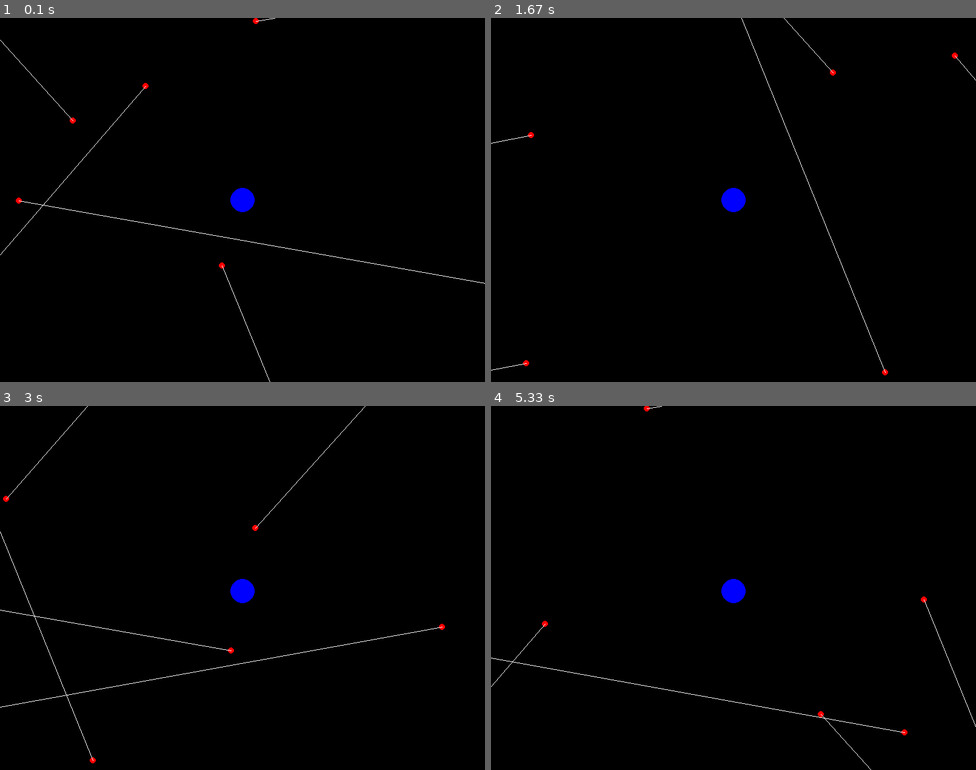
Above: before the commit, frames 1-4 (two rows, left to right).
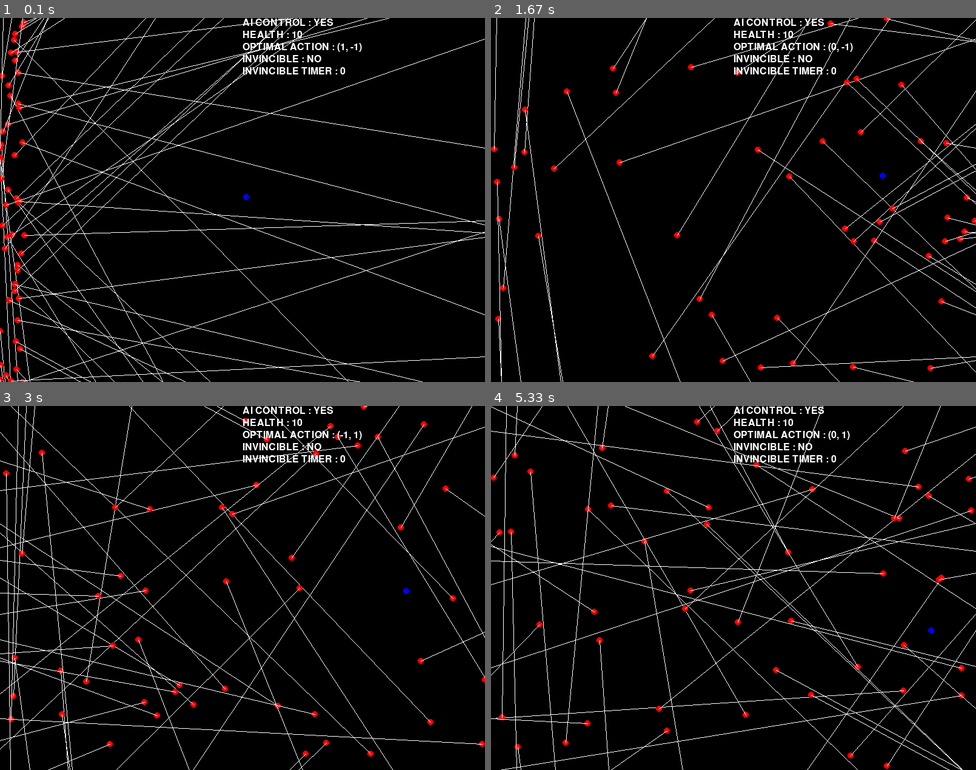
Above: after the commit, the same moments.

Repository: mrjonjonjon/Bullet-Hell-Bot
Game: pygame game, started from PYGAME/realgamesim.py
Same seed, same stepped clock (60 frames per second), same inputs: the game is played once before the commit and once after it.
Inputs:
- Up to frame 1 (0.1 s): no input
- Up to frame 2 (1.67 s): tap Space at 0.33 s; hold Space 0.67-1.13 s; hold Right 0.67-1.13 s; hold Space 1.17-1.63 s; hold Right 1.17-1.63 s
- Up to frame 3 (3 s): no input
- Up to frame 4 (5.33 s): tap Space at 4.17, 5 s

The runs differ from the first frame. In frame 1, 5.7% of the frame differs, in the area x 0-100%, y 0-100%; in frame 2, 4.4%; in frame 3, 5.4%; in frame 4, 5.6%.

Commit message:
Add files via upload

Diff:
--- /dev/null
+++ b/PYGAME/customgym.py
@@ -0,0 +1,79 @@
+import numpy as np
+import gym
+from gym import spaces
+
+
+class BulletHellEnv(gym.Env):
+  """
+  Custom Environment that follows gym interface.
+  This is a simple env where the agent must learn to go always left.
+  """
+  # Because of google colab, we cannot implement the GUI ('human' render mode)
+  metadata = {'render.modes': ['console']}
+
+  # Define constants for clearer code
+  LEFT = 0
+  RIGHT = 1
+
+  def __init__(self, grid_size=10):
+    super(BulletHellEnv, self).__init__()
+
+    # Size of the 1D-grid
+    self.grid_size = grid_size
+
+    # Initialize the agent at the right of the grid
+    self.agent_pos = grid_size - 1
+
+    # Define action and observation space
+    # They must be gym.spaces objects
+    # Example when using discrete actions, we have two: left and right
+    n_actions = 2
+    self.action_space = spaces.Discrete(8)#8 movement, 8 dodgeroll
+
+    # The observation will be the coordinate of the agent
+    # this can be described both by Discrete and Box space
+    self.observation_space = spaces.Box(low=0, high=self.grid_size,
+                                        shape=(1,), dtype=np.float32)
+
+  def reset(self):
+    """
+    Important: the observation must be a numpy array
+    :return: (np.array)
+    """
+    # Initialize the agent at the right of the grid
+    self.agent_pos = self.grid_size - 1
+    # here we convert to float32 to make it more general (in case we want to use continuous actions)
+    return np.array([self.agent_pos]).astype(np.float32)
+
+  def step(self, action):
+    if action == 0:
+      self.agent_pos -= 1
+    elif action == self.RIGHT:
+      self.agent_pos += 1
+    else:
+      raise ValueError("Received invalid action={} which is not part of the action space".format(action))
+
+    # Account for the boundaries of the grid
+    self.agent_pos = np.clip(self.agent_pos, 0, self.grid_size)
+
+    # Are we at the left of the grid?
+    done = bool(self.agent_pos == 0)
+
+    # Null reward everywhere except when reaching the goal (left of the grid)
+    reward = 1 if self.agent_pos == 0 else 0
+
+    # Optionally we can pass additional info, we are not using that for now
+    info = {}
+    #return observation, reward, done, info
+    return np.array([self.agent_pos]).astype(np.float32), reward, done, info
+
+  def render(self, mode='console'):
+    if mode != 'console':
+      raise NotImplementedError()
+    # agent is represented as a cross, rest as a dot
+    print("." * self.agent_pos, end="")
+    print("x", end="")
+    print("." * (self.grid_size - self.agent_pos))
+
+  def close(self):
+    pass
--- /dev/null
+++ b/PYGAME/genpg.py
@@ -0,0 +1,8 @@
+def infinite_sequence():
+    num = 0
+    while True:
+        yield num
+        num += 1
+
+for i in range(10):
+    print(next(infinite_sequence()))
--- a/PYGAME/lineintersectionutil.py
+++ b/PYGAME/lineintersectionutil.py
@@ -1,9 +1,16 @@
 import numpy as np
 import pygame as pg
+def element_wise_mul(l1,l2):
+    res= [a*b for a,b in zip(l1,l2)]
+    return res
+
+def scale_list(l1,s):
+    res = [s*e for e in l1]
+    return res
 def lineLineIntersect(P0, P1, Q0, Q1):
     d = (P1[0]-P0[0]) * (Q1[1]-Q0[1]) + (P1[1]-P0[1]) * (Q0[0]-Q1[0])
     if d == 0:
-        print('vsovneon')
+        #print('vsovneon')
         return None
     t = ((Q0[0]-P0[0]) * (Q1[1]-Q0[1]) + (Q0[1]-P0[1]) * (Q0[0]-Q1[0])) / d
     u = ((Q0[0]-P0[0]) * (P1[1]-P0[1]) + (Q0[1]-P0[1]) * (P0[0]-P1[0])) / d
@@ -26,7 +33,7 @@
     return v / norm(v)
 
 #projects point (x,y) onto line defined by points (p0,p1) and (q0,q1)
-def project_onto(point:tuple[float,float],line_points:list[tuple[float,float]]):
+def project_onto(point:tuple,line_points:list):
     point = Point(*point)
     line = LineString([*line_points])
     #print(f"POINT {point}\n")
@@ -41,8 +48,24 @@
     P = u + n*np.dot(x - u, n)
     return tuple(P)
 
+def get_distance_from_screen_edge(point:list,SCREEN_WIDTH,SCREEN_HEIGHT):
+    window_lines = [[(0,0),(SCREEN_WIDTH,0)],
+                        [(SCREEN_WIDTH,0),(SCREEN_WIDTH,SCREEN_HEIGHT)],
+                        [(SCREEN_WIDTH,SCREEN_HEIGHT),(0,SCREEN_HEIGHT)],
+                        [(0,SCREEN_HEIGHT),(0,0)]
+                        ]
+
+    my_point = list(point)
+
+    res=1000000000000000
+    for wl in window_lines:
+        projected_point = project_onto(my_point,wl)
+        perp_line = [projected_point[0] - point[0],projected_point[1]-point[1]]
+        res=min(res, norm(np.array(perp_line)))
+    return res
+
 #print(project_onto(point=(5,5),line_points=[(0,0),(1,0)]))
-def draw_text(text:str,screen,pos:tuple[int,int]):
+def draw_text(text:str,screen,pos:tuple):
 
     font = pg.font.SysFont(None, 24)
     img = font.render(text, True, (255,255,255))
--- a/PYGAME/player_AI.py
+++ b/PYGAME/player_AI.py
@@ -14,6 +14,7 @@
            [1,-1],# MOVE RIGHT AND UP
            [-1,1],#MOVE LEFT AND DOWN
            [-1,-1]#MOVE LEFT AND UP
+
 
            ]
 class state:
@@ -33,25 +34,35 @@
         #radius in which particles are "seen" by the player
         self.rad=rad
 
-  def Q(self,state:state,action:list,dt):
+  #ideas:
+  # add continuous function to mediate how much each bullet is weighted(depending on time to mindist) instead of binary
+  #add continuous weight to encourage it to stay in the middle of the arena
+  #to decide when to dodgeroll, could set threshold for sum of bullet "urgencies"
+  def Q(self,state:state,action:list,dt,SCREEN_WIDTH,SCREEN_HEIGHT):
 
       player,particles = state.player,state.particles
 
       player_speed=player.speed
       action_direction = lineintersectionutil.normalize(np.array(action))
-      print(f"{player.x} , {player.y} , {player_speed} , {action_direction} , {dt}")
+      #print(f"{player.x} , {player.y} , {player_speed} , {action_direction} , {dt}")
       future_player_position = np.add(
            np.array([player.x,player.y]),
            player_speed * action_direction * dt
           )
 
       #simple model. only care if we're on a particle trajectory
-      res=0
+      res=1000000000
+      min_perp_dist=1000000
       for particle in particles:
             perp_dist,moving_towards_player,time_to_min_dist,part_on_target = lineintersectionutil.perp_dist_part_player(particle,player_position=[future_player_position[0],future_player_position[1]],player_rad=player.rad,draw=False,screen=None)
-            if part_on_target:
-                res-=1
+            min_perp_dist=min(min_perp_dist,perp_dist)
+            if time_to_min_dist>0 and time_to_min_dist<500:
+                res=min(res,perp_dist)
+      if lineintersectionutil.get_distance_from_screen_edge([future_player_position[0],future_player_position[1]],SCREEN_WIDTH,SCREEN_HEIGHT)<50:
+          res -= 10000000000
+
       return res
+
 
 
   def U(self,state:state):
@@ -59,7 +70,10 @@
 
     score=0
     for particle in particles:
-        perp_dist,moving_towards_player,time_to_min_dist,part_on_target = lineintersectionutil.perp_dist_part_player(particle,player,draw=False,screen=None)
+        perp_dist,moving_towards_player,time_to_min_dist,part_on_target,*_ = lineintersectionutil.perp_dist_part_player(particle,player,draw=False,screen=None)
+        if len(_)>0:
+            print("WARNING. UNUSED OUTPUT")
+            return
         if part_on_target:
             score -= 1/max(0.1,time_to_min_dist)
         else:
--- /dev/null
+++ b/PYGAME/pytorchpg.py
@@ -0,0 +1,36 @@
+import gym
+
+from stable_baselines3 import DQN
+from stable_baselines3.common.evaluation import evaluate_policy
+
+
+# Create environment
+env = gym.make("LunarLander-v2",render_mode='human')
+
+# Instantiate the agent
+model = DQN("MlpPolicy", env, verbose=1)
+# Train the agent and display a progress bar
+model.learn(total_timesteps=int(2e5), progress_bar=True)
+# Save the agent
+model.save("dqn_lunar")
+del model  # delete trained model to demonstrate loading
+
+# Load the trained agent
+# NOTE: if you have loading issue, you can pass `print_system_info=True`
+# to compare the system on which the model was trained vs the current one
+# model = DQN.load("dqn_lunar", env=env, print_system_info=True)
+model = DQN.load("dqn_lunar", env=env)
+
+# Evaluate the agent
+# NOTE: If you use wrappers with your environment that modify rewards,
+#       this will be reflected here. To evaluate with original rewards,
+#       wrap environment in a "Monitor" wrapper before other wrappers.
+mean_reward, std_reward = evaluate_policy(model, model.get_env(), n_eval_episodes=10)
+
+# Enjoy trained agent
+vec_env = model.get_env()
+obs = vec_env.reset()
+for i in range(1000):
+    action, _states = model.predict(obs, deterministic=True)
+    obs, rewards, dones, info = vec_env.step(action)
+    vec_env.render()
--- a/PYGAME/realgamesim.py
+++ b/PYGAME/realgamesim.py
@@ -12,9 +12,10 @@
 
 pg.display.init()
 pg.font.init()
-
-screen = pg.display.set_mode((800,600))
-SCREEN_WIDTH,SCREEN_HEIGHT=pg.display.get_window_size()
+SCREEN_WIDTH,SCREEN_HEIGHT=800,600
+INVINCIBILITY_PERIOD = 1000
+screen = pg.display.set_mode((SCREEN_WIDTH,SCREEN_HEIGHT))
+
 
 
 
@@ -28,7 +29,6 @@
     self.thickness = 1
     self.velocity = velocity
     self.bounce=bounce
-
 
   def draw(self,display_trajectory=False):
     global screen
@@ -86,49 +86,122 @@
     self.speed = speed
     self.velocity=[0,0]
     self.AI=AI
+    self.health=10
+    #is above 0 if player is invincible
+    self.invincible_timer=0
+    self.dodge_roll_dist=100
+    self.dodge_roll_speed=0.8
+    #is [0,0] if the player is NOT dodgerolling
+    self.dodge_roll_dir=[0,0]
+    #above 0 if the player is dodgerolling
+    self.dodge_roll_timer=0
 
 
   def draw(self,display_trajectory=False):
     global screen
     pg.draw.circle(screen, self.colour, (self.x, self.y), self.rad)
 
+  def get_dir(self):
+        keys = pg.key.get_pressed()  #checking pressed keys
+        velocity=np.array([0,0])
+        if keys[pg.K_LEFT]:
+            velocity = np.add(velocity, (np.array([-1,0])))
+
+        if keys[pg.K_RIGHT]:
+            velocity =  np.add(velocity,(np.array([1,0])))
+
+        if keys[pg.K_UP]:
+            velocity = np.add(velocity,(np.array([0,-1])))
+        if keys[pg.K_DOWN]:
+            velocity = np.add(velocity,(np.array([0,1])))
+        return normalize(velocity)
+
+
+
   def set_velocity(self,best_action:list =None):
+        if self.dodge_roll_dir!=[0,0]:
+            self.velocity = normalize(self.dodge_roll_dir)*self.dodge_roll_speed
+            return
         if self.AI:
-            self.velocity = np.array(normalize(best_action))
+            self.velocity = np.array(normalize(best_action))*self.speed
             return
+
+        self.velocity = self.get_dir()*self.speed
+        return
         keys = pg.key.get_pressed()  #checking pressed keys
         self.velocity=np.array([0,0])
         if keys[pg.K_LEFT]:
-            self.velocity = np.add(self.velocity, normalize(np.array([-1,0]))*self.speed*dt)
+            self.velocity = np.add(self.velocity, normalize(np.array([-1,0]))*self.speed)
 
         if keys[pg.K_RIGHT]:
-            self.velocity =  np.add(self.velocity,normalize(np.array([1,0]))*self.speed*dt)
+            self.velocity =  np.add(self.velocity,normalize(np.array([1,0]))*self.speed)
 
         if keys[pg.K_UP]:
-            self.velocity = np.add(self.velocity,normalize(np.array([0,-1]))*self.speed*dt)
+            self.velocity = np.add(self.velocity,normalize(np.array([0,-1]))*self.speed)
         if keys[pg.K_DOWN]:
-            self.velocity = np.add(self.velocity,normalize(np.array([0,1]))*self.speed*dt)
+            self.velocity = np.add(self.velocity,normalize(np.array([0,1]))*self.speed)
 
 
   def update_position(self,dt):
        # self.set_velocity()
 
-        player.x +=self.velocity[0]
-        player.y +=self.velocity[1]
-
-
-
-
-
-
-def spawn_particles(num,velocty_multiplier=1,bounce=False):
+        self.x +=self.velocity[0]*dt
+        self.y +=self.velocity[1]*dt
+
+  def update_invincible(self,dt):
+        self.invincible_timer -=dt
+        self.invincible_timer=max(0,self.invincible_timer)
+        if self.invincible_timer ==0:
+            self.colour = (0,0,255)
+
+
+  def update_dodge_roll(self,dt):
+      #d = s*t ---- t = d/s
+     # dodge_roll_time = self.dodge_roll_dist/self.dodge_roll_speed
+      prev_timer = self.dodge_roll_timer
+      self.dodge_roll_timer -=dt
+      self.dodge_roll_timer=max(0,self.dodge_roll_timer)
+      if self.dodge_roll_timer>0:
+            self.colour = (255,255,255)
+      elif self.dodge_roll_timer==0 and prev_timer>0:
+            self.colour=(0,0,255)
+            self.dodge_roll_dir=[0,0]
+
+
+  def dodge_roll(self,dir:list):
+      if self.dodge_roll_dir==[0,0]:
+        self.dodge_roll_dir=dir
+        self.dodge_roll_timer=self.dodge_roll_dist/self.dodge_roll_speed
+
+def spawn_particles(num,velocty_multiplier=1,bounce=False,velocity=None,uniformY=False):
     parts=[]
+
+    def coord_gen():
+        if uniformY:
+            initial = [0,0]
+            while True:
+                initial = [0,initial[1] + SCREEN_HEIGHT/num]
+                yield initial
+
+        else:
+            while True:
+                yield [ random.randrange(0,SCREEN_WIDTH) ,   random.randrange(0,SCREEN_HEIGHT) ]
+
+    #THIS NEEDS TO BE HERE. DONT KNOW WHY
+    gen = coord_gen()
+
     for i in range(num):
+        if velocity is None:
+            particle_velocity=[velocty_multiplier*(random.random()-0.5),velocty_multiplier*(random.random()-0.5)]
+        else:
+            particle_velocity = velocity
+
+
         parts.append(
             Particle(
-            coord=(random.randrange(0,400),random.randrange(0,400)),
+            coord=next(gen),
             rad=5,
-            velocity=[velocty_multiplier*(random.random()-0.5),velocty_multiplier*(random.random()-0.5)],
+            velocity= lineintersectionutil.scale_list(particle_velocity,velocty_multiplier),
             bounce=bounce
             )
             )
@@ -139,43 +212,77 @@
 
 
 
+def reset():
+    start_game()
+
+def start_game():
 ######### G A M E #############
-FPS = 60
-clock = pg.time.Clock()
-
-running=True
-player = Player(coord=(SCREEN_WIDTH/2, SCREEN_HEIGHT/2),rad=20,speed=0.3,colour=(0,0,255),AI=True)
-
-
-parts=spawn_particles(5,velocty_multiplier=2,bounce=True)
-
-
-
-
-
-while running:
-        screen.fill((0,0,0))
-
-        dt=clock.tick(FPS)
-        for event in pg.event.get():
-             if event.type==pg.QUIT:
-                running=False
-
-        model = player_AI.model(player,parts,rad=5)
-        player_state = player_AI.state(player,parts)
-        action_scores = {tuple(action): model.Q(player_state,action,dt) for action in player_AI.ACTIONS}
-        best_action = max(action_scores, key=action_scores.get)
-        player.set_velocity(best_action)
-        player.update_position(dt)
-        player.draw()
-
-        #lineintersectionutil.draw_text(f'SCORE : {player_state.U()}',screen,(SCREEN_WIDTH/2,50))
-        for p in parts:
-            p.update_position(dt)
-            p.draw(True)
-
-            #perp_dist,moving_towards_player,time_to_min_dist,part_on_target = perp_dist_part_player(p,player,draw=True,screen=screen)
-            #draw_text(f'time_to_min_dist :{round(time_to_min_dist/1000,2)}  ,  {part_on_target}',screen,(SCREEN_WIDTH/2,10))
-
-
-        pg.display.update()
+
+    FPS = 60
+    clock = pg.time.Clock()
+    time_since_game_start=0
+    running=True
+    player = Player(coord=(SCREEN_WIDTH/2, SCREEN_HEIGHT/2),rad=5,speed=0.1,colour=(0,0,255),AI=True)
+
+
+    parts=spawn_particles(50,velocty_multiplier=1,bounce=True,uniformY=True,velocity=None)
+
+
+
+
+
+    while running and time_since_game_start<500000000:
+            will_dodge_roll=False
+            screen.fill((0,0,0))
+            #TIME IN MILLISECONDS SINCE PREVIOUS CALL(FRAME)
+            dt=clock.tick(FPS)
+            time_since_game_start+=dt
+            for event in pg.event.get():
+                if event.type==pg.QUIT:
+                    running=False
+                if event.type == pg.KEYDOWN:
+                    if event.key == pg.K_SPACE:
+                        dir = player.get_dir()
+                        if lineintersectionutil.norm(dir)>0:
+                            player.dodge_roll(list(dir))
+
+
+            model = player_AI.model(player,parts,rad=5)
+            player_state = player_AI.state(player,parts)
+            action_scores = {tuple(action): model.Q(player_state,action,dt,SCREEN_WIDTH,SCREEN_HEIGHT) for action in player_AI.ACTIONS}
+            best_action = max(action_scores, key=action_scores.get)
+
+            print(f'OPTIMAL ACTION IS TO MOVE {best_action}')
+
+            player.set_velocity(best_action)
+            player.update_position(dt)
+            player.update_invincible(dt)
+            player.update_dodge_roll(dt)
+            player.draw()
+
+
+
+            for p in parts:
+                p.update_position(dt)
+                p.draw(True)
+                #HIT DETECTION
+                perp_dist,moving_towards_player,time_to_min_dist,part_on_target = lineintersectionutil.perp_dist_part_player(p,[player.x,player.y],player_rad=player.rad, draw=False,screen=screen)
+                if player.invincible_timer<=0 and lineintersectionutil.norm([p.x-player.x,p.y-player.y])<=1 +p.rad + player.rad:
+
+                    player.health-=1
+                    player.invincible_timer=INVINCIBILITY_PERIOD
+                    player.colour = (0,255,0)
+
+                #draw_text(f'time_to_min_dist :{round(time_to_min_dist/1000,2)}  ,  {part_on_target}',screen,(SCREEN_WIDTH/2,10))
+            lineintersectionutil.draw_text(f'AI CONTROL : {("YES" if player.AI else "NO")}',screen,(SCREEN_WIDTH/2,0))
+            lineintersectionutil.draw_text(f'HEALTH : {player.health}',screen,(SCREEN_WIDTH/2,20))
+            lineintersectionutil.draw_text(f'OPTIMAL ACTION : {best_action}',screen,(SCREEN_WIDTH/2,40))
+            lineintersectionutil.draw_text(f'INVINCIBLE : {("YES" if player.invincible_timer>0 else "NO")}',screen,(SCREEN_WIDTH/2,60))
+            lineintersectionutil.draw_text(f'INVINCIBLE TIMER : {player.invincible_timer}',screen,(SCREEN_WIDTH/2,80))
+
+            pg.display.update()
+    #game stopped running
+    return player.health
+
+if __name__=='__main__':
+        episode = start_game()
Not shown, added: PYGAME/a2c_cartpole.zip
Not shown, added: PYGAME/dqn_lunar.zip
